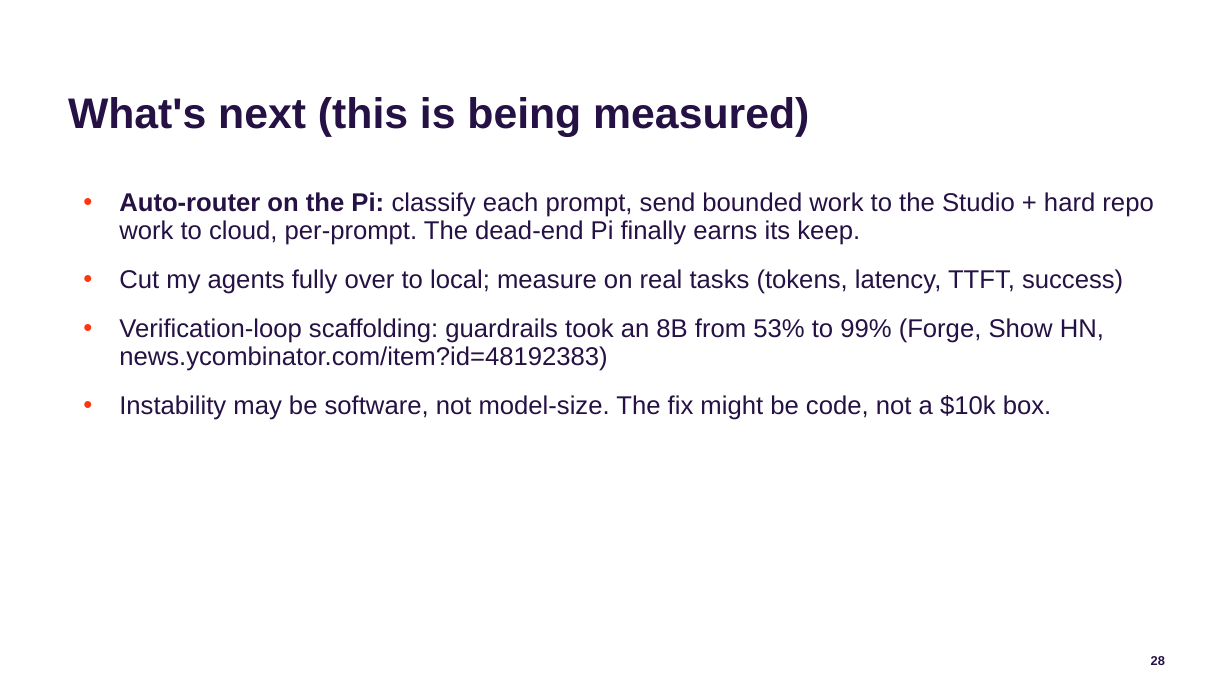
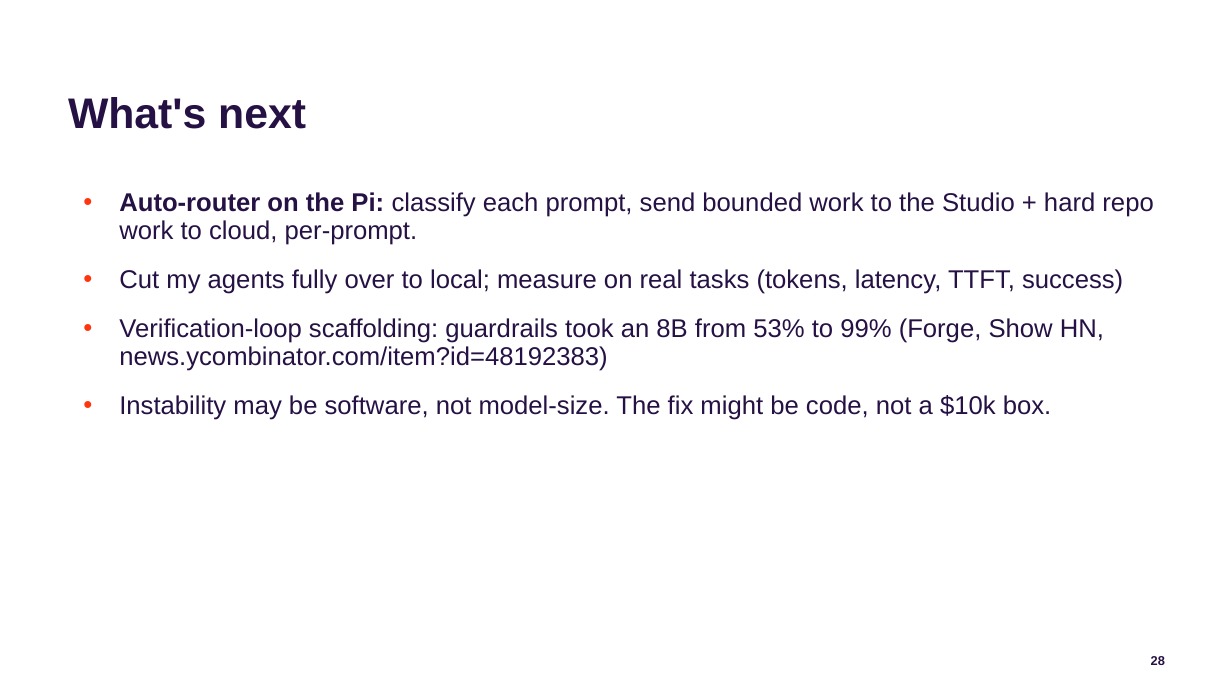
Before and after one commit to jconnolly/local-llm-pi5, a slide deck: slide 28 of local-llm-datasociety.pptx. Drawn at 1232x693 pixels with LibreOffice and Linux fonts; fonts in the diff are those of the drawing; background and template pictures are left out. Boxes give left, top, right and bottom in pixels: in the first picture for what was removed or moved away, otherwise in the second. Text is boxed around its words. In the diff, an @@ line names an element or a change of style, - is before the commit and + after.

Commit message:
Trim: 'What's next' (drop parenthetical); close slide -> just repo link; drop 'dead-end Pi earns its keep'

```diff
--- a/local-llm-datasociety.pptx
+++ b/local-llm-datasociety.pptx
@@ title at [68, 97, 306, 129]: text changed @@
-What's next (this is being measured)
+What's next
@@ text at [119, 192, 1153, 245]: text changed @@
-• Auto-router on the Pi: classify each prompt, send bounded work to the Studio + hard repo work to cloud, per-prompt. The dead-end Pi finally earns its keep.
+• Auto-router on the Pi: classify each prompt, send bounded work to the Studio + hard repo work to cloud, per-prompt.
```
Also in this commit, not shown: 1 other slide changed, 3 other files.
